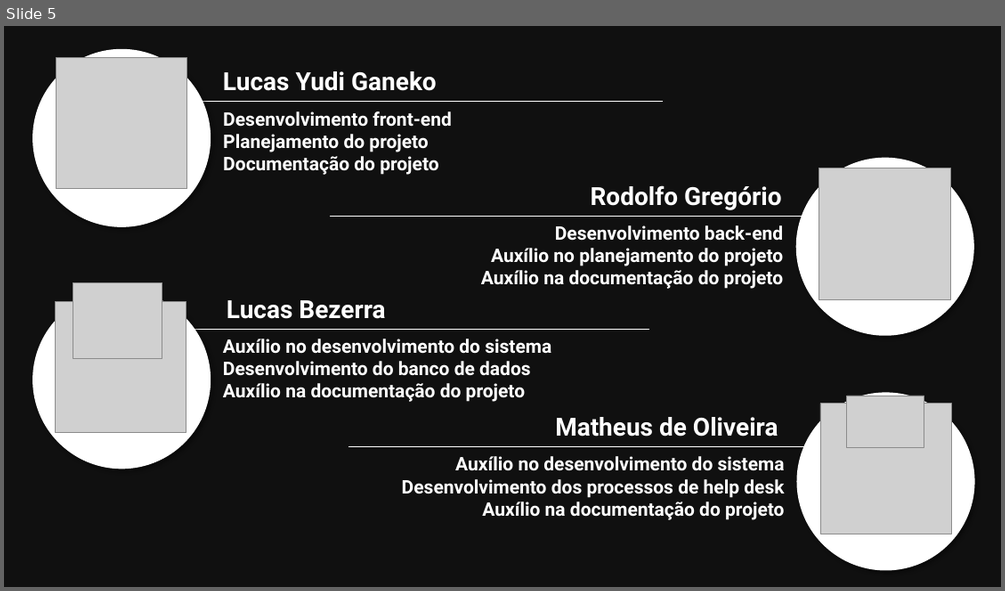
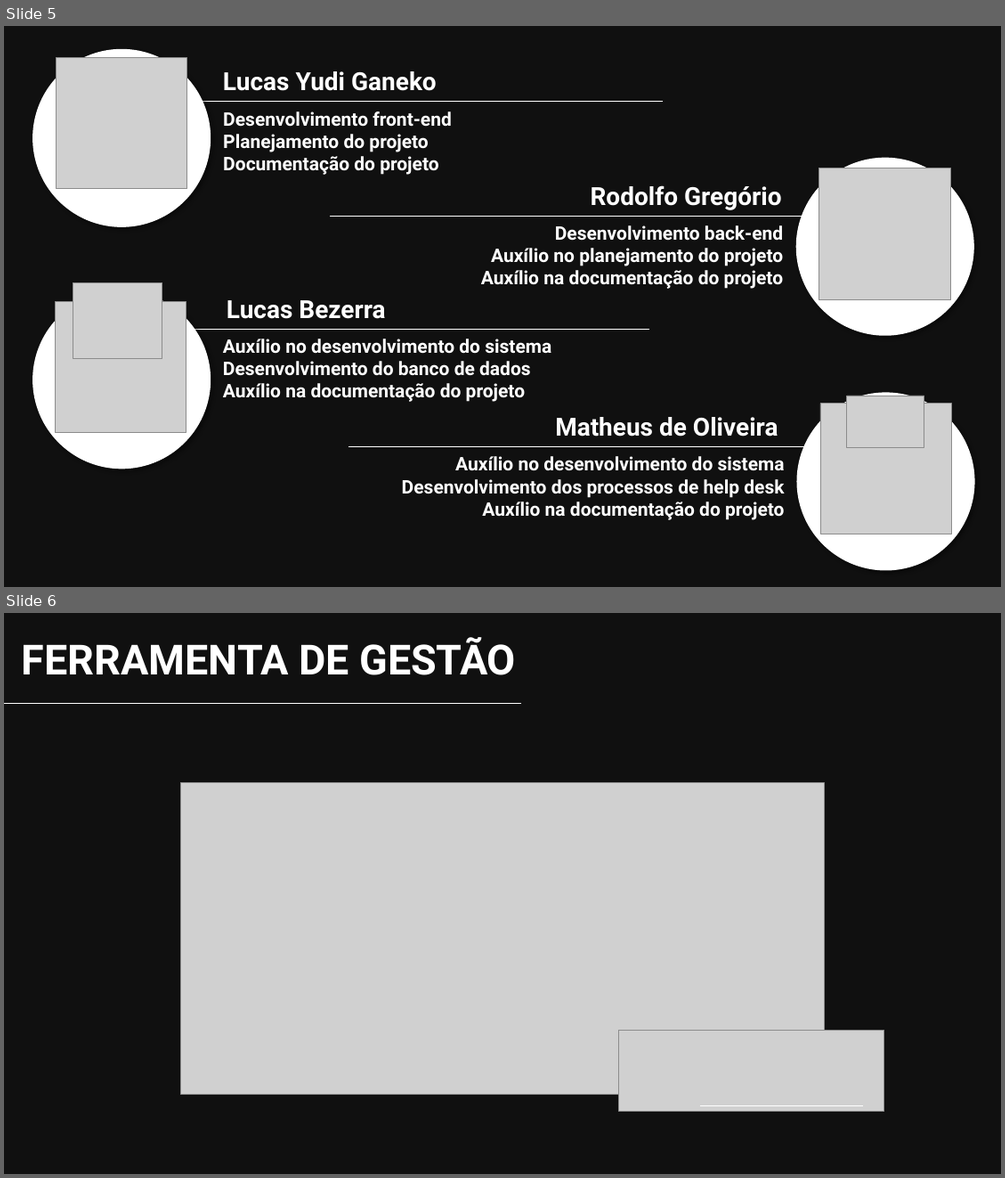
Before and after one commit to YudiG12/grupo-bandtec, a slide deck: Apresentação/inSensor.pptx. Shown one above the other, each under a label of ours: slide 5 before the commit, slides 5 and 6 after it. The pictures are 1005x591 and 1005x1178 pixels, drawn with LibreOffice and Linux fonts; fonts in the diff are those of the drawing; grey boxes stand for pictures; background and template pictures are left out; a plain dark background stands for a picture behind light text. Boxes give left, top, right and bottom in pixels: in the first picture for what was removed or moved away, otherwise in the second. Text is boxed around its words. In the diff, an @@ line names an element or a change of style, - is before the commit and + after.

```diff
--- a/Apresentação/inSensor.pptx
+++ b/Apresentação/inSensor.pptx
@@ slide 6 added at (4,613,1001,1174), background picture (left out) @@
@@ rectangle added at (4,613,1001,1174), fill #0D0D0D at 87% opacity @@
@@ text added at (22,637,516,675), 40 pt, text #FFFFFF, bold @@
+FERRAMENTA DE GESTÃO
@@ line added from (4, 704) to (521, 704), #FFFFFF 0.5 pt @@
@@ picture added at (180,783,824,1094) @@
@@ picture added at (619,1030,884,1111) @@
@@ line added from (700, 1105) to (863, 1105), #FFFFFF 0.5 pt @@
```
Also in this commit, not shown: 1 slide changed, 1 other file.
